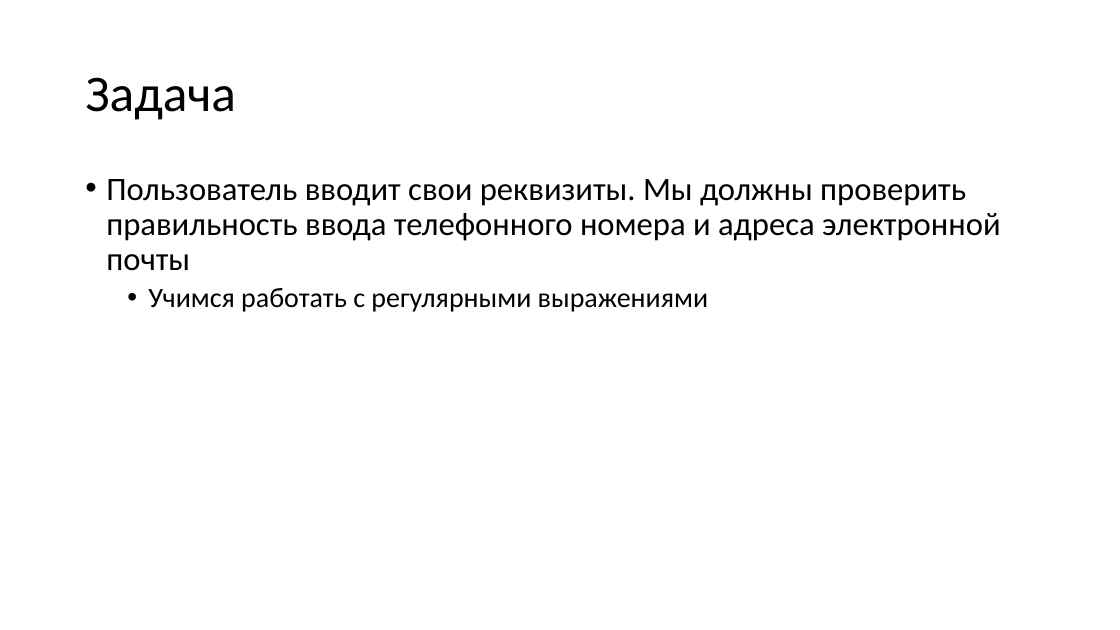
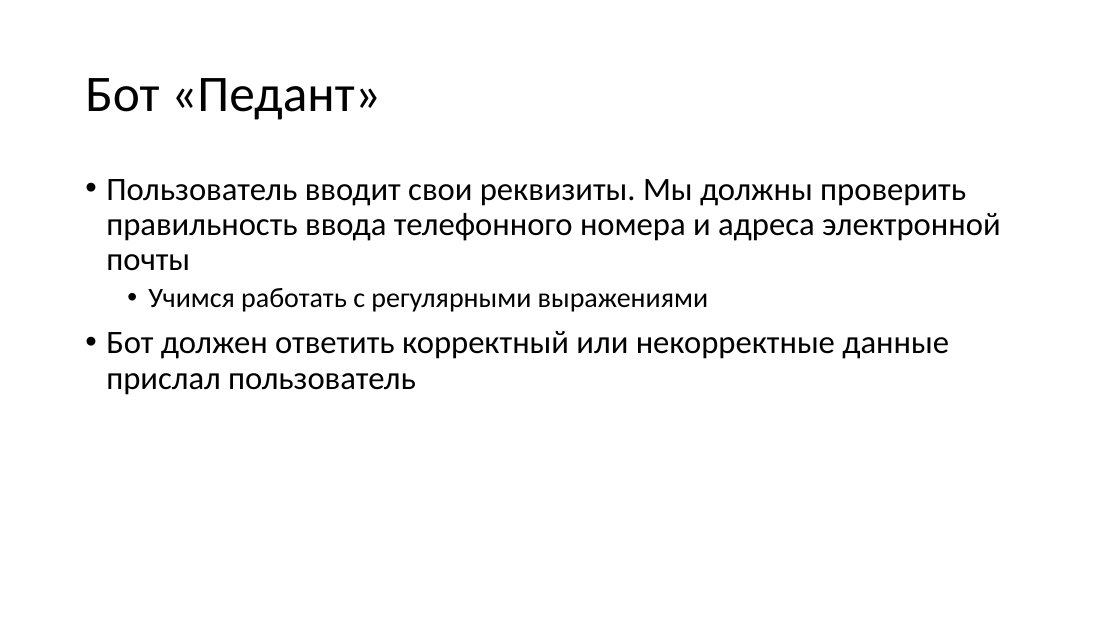
Before and after one commit to paveltsytovich/telegram-course, a slide deck: slide 110 of Presentation/Разработка ботов для телеграмм на Python.pptx. Drawn at 1120x630 pixels with LibreOffice and Linux fonts; fonts in the diff are those of the drawing. Boxes give left, top, right and bottom in pixels: in the first picture for what was removed or moved away, otherwise in the second. Text is boxed around its words. In the diff, an @@ line names an element or a change of style, - is before the commit and + after.

```diff
--- a/Presentation/Разработка ботов для телеграмм на Python.pptx
+++ b/Presentation/Разработка ботов для телеграмм на Python.pptx
@@ title at (85, 78, 381, 120): text changed @@
-Задача
+Бот «Педант»
@@ text at (106, 331, 949, 395): paragraph added @@
+• Бот должен ответить корректный или некорректные данные прислал пользователь
```
Also in this commit, not shown: 4 other slides changed, 7 slides added.
